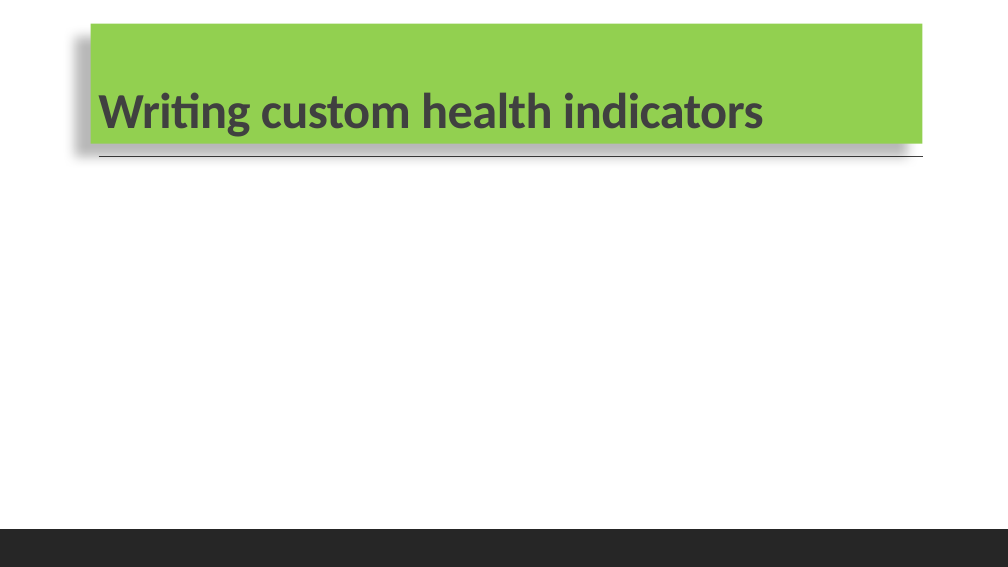
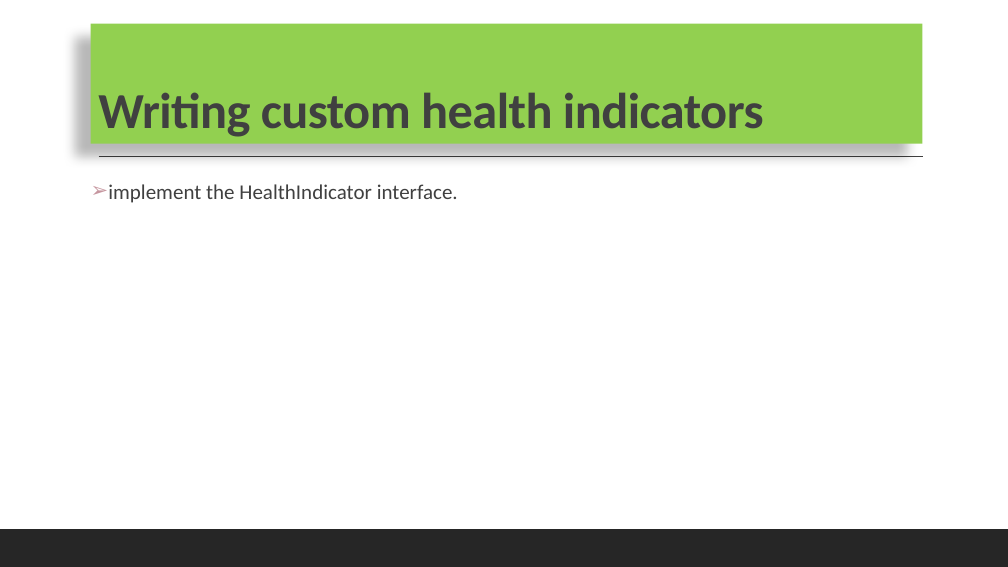
Before and after one commit to codefarm0/Microservices, a slide deck: slide 8 of ppt/Spring boot actuator.pptx (slide 10 before the commit). Drawn at 1008x567 pixels with LibreOffice and Linux fonts; fonts in the diff are those of the drawing. Boxes give left, top, right and bottom in pixels: in the first picture for what was removed or moved away, otherwise in the second. Text is boxed around its words. In the diff, an @@ line names an element or a change of style, - is before the commit and + after.

```diff
--- a/ppt/Spring boot actuator.pptx
+++ b/ppt/Spring boot actuator.pptx
@@ text added at bbox=[108, 184, 458, 203], 20 pt, text #404040 @@
+➢ implement the HealthIndicator interface.
```
Also in this commit, not shown: 5 other slides changed, 1 slide removed, 3 other files.
